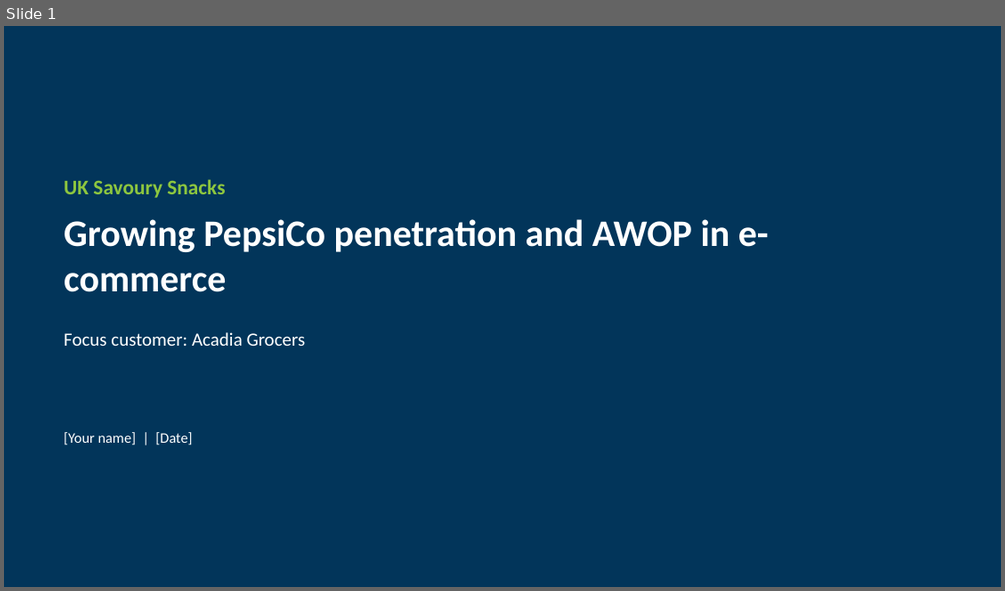
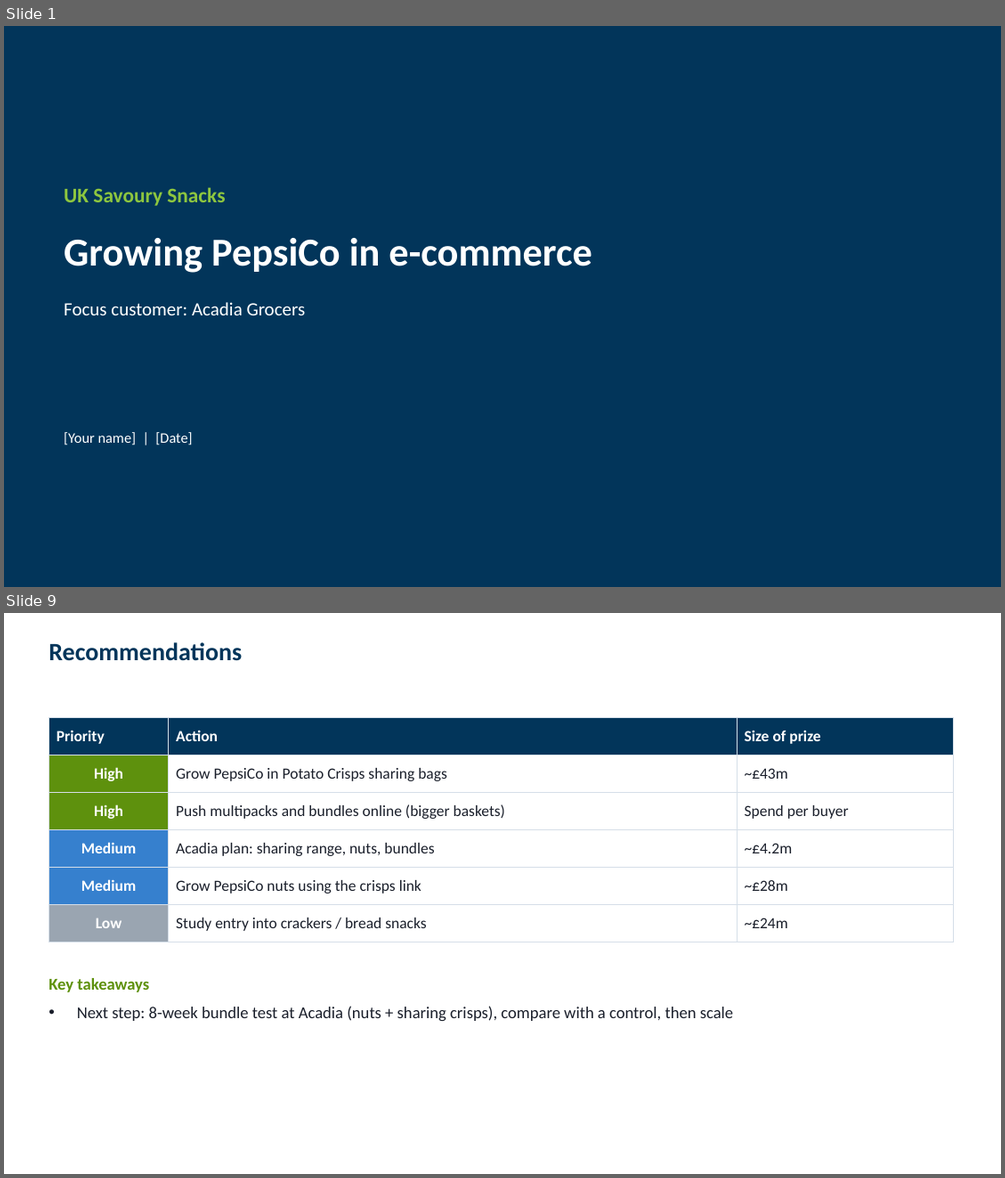
Before and after one commit to harshjunekumar/test-sample, a slide deck: case_study/PepsiCo_Savoury_Case_Study_Deck.pptx. Shown one above the other, each under a label of ours: slide 1 before the commit, slides 1 and 9 after it; the slides between them are not shown. The pictures are 1005x591 and 1005x1178 pixels, drawn with LibreOffice and Linux fonts; fonts in the diff are those of the drawing. Boxes give left, top, right and bottom in pixels: in the first picture for what was removed or moved away, otherwise in the second. Text is boxed around its words. In the diff, an @@ line names an element or a change of style, - is before the commit and + after.

```diff
--- a/case_study/PepsiCo_Savoury_Case_Study_Deck.pptx
+++ b/case_study/PepsiCo_Savoury_Case_Study_Deck.pptx
@@ slide 9 added at (x1=4, y1=613, x2=1001, y2=1174), background #FFFFFF @@
@@ title added at (x1=48, y1=642, x2=242, y2=661), 24 pt, text #02355A, bold @@
+Recommendations
@@ table added at (x1=48, y1=718, x2=954, y2=934), 6 rows, 3 columns @@
+Priority | Action | Size of prize
+High | Grow PepsiCo in Potato Crisps sharing bags | ~£43m
+High | Push multipacks and bundles online (bigger baskets) | Spend per buyer
+Medium | Acadia plan: sharing range, nuts, bundles | ~£4.2m
+Medium | Grow PepsiCo nuts using the crisps link | ~£28m
+Low | Study entry into crackers / bread snacks | ~£24m
@@ text added at (x1=48, y1=978, x2=149, y2=992), 16 pt, text #5E910D, bold @@
+Key takeaways
@@ text added at (x1=77, y1=1005, x2=733, y2=1021), 16 pt, text #1A1F2B @@
+• Next step: 8-week bundle test at Acadia (nuts + sharing crisps), compare with a control, then scale
@@ slide 1 changed as well @@
@@ text "UK Savoury Snacks" moved from (x1=64, y1=179, x2=225, y2=198) to (x1=64, y1=187, x2=225, y2=206) @@
@@ text at (x1=64, y1=238, x2=592, y2=273): text changed; size 36 to 38 pt @@
-Growing PepsiCo penetration and AWOP in e-commerce
+Growing PepsiCo in e-commerce
@@ text "Growing PepsiCo in e-commerce" at (x1=64, y1=238, x2=592, y2=273): vertical alignment top to middle @@
@@ text "Focus customer: Acadia Grocers" moved from (x1=64, y1=332, x2=306, y2=346) to (x1=64, y1=302, x2=306, y2=315) @@
```
Also in this commit, not shown: 6 other slides changed, 1 other slide added, 2 slides removed.
